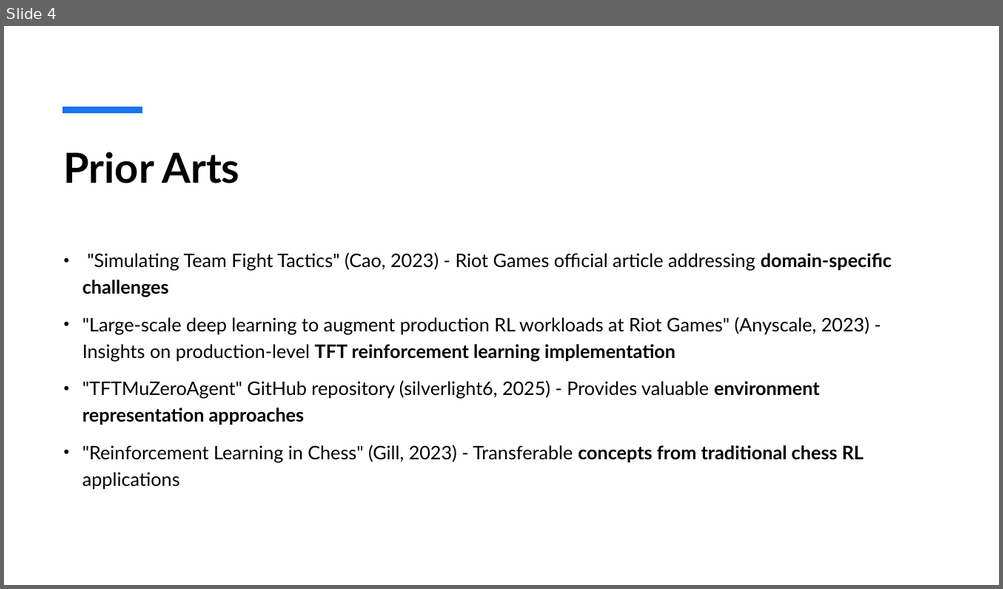
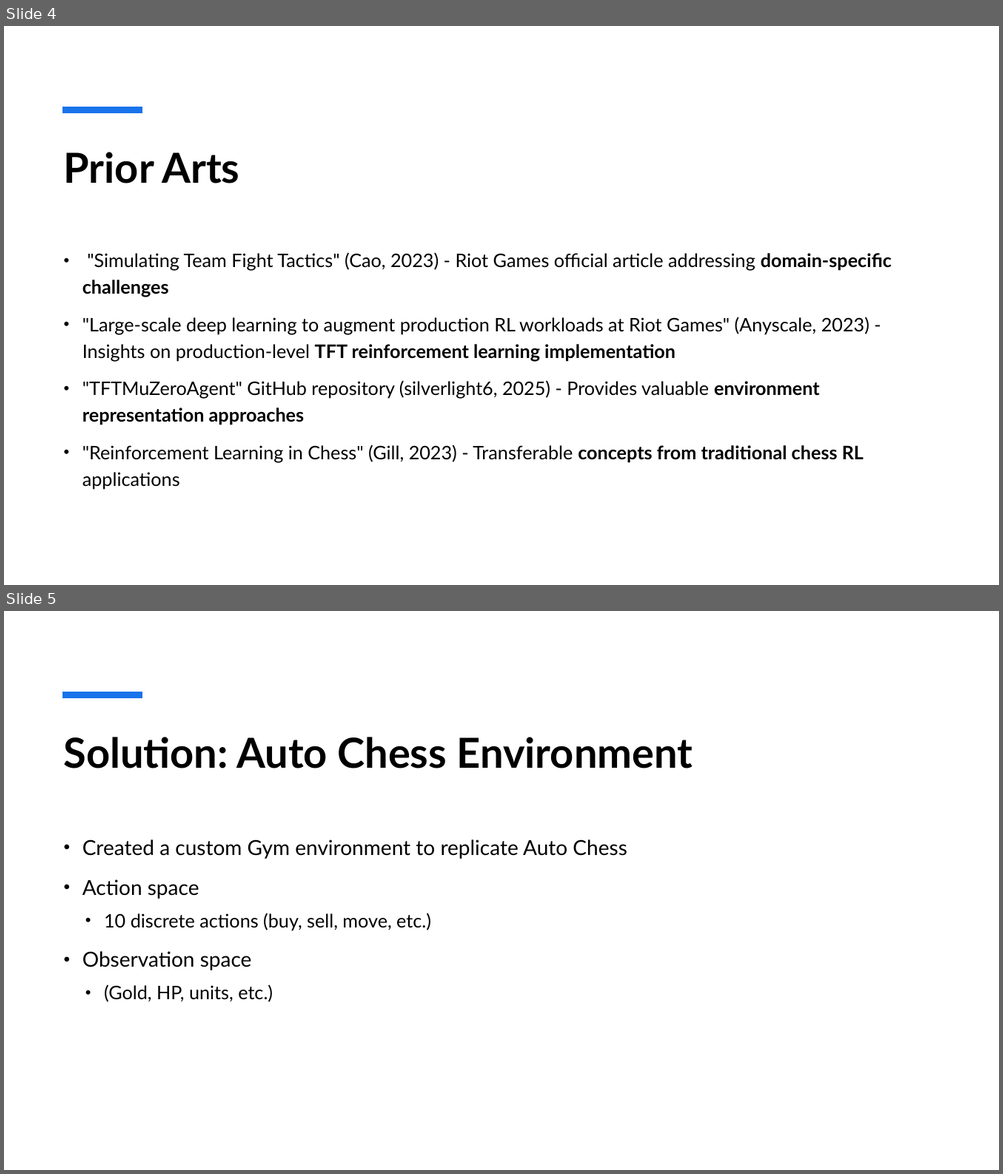
Before and after one commit to AGlebov-atbu/ds543-project, a slide deck: Documents/FinalPresentation.pptx. Shown one above the other, each under a label of ours: slide 4 before the commit, slides 4 and 5 after it. The pictures are 1003x589 and 1003x1174 pixels, drawn with LibreOffice and Linux fonts; fonts in the diff are those of the drawing. Boxes give left, top, right and bottom in pixels: in the first picture for what was removed or moved away, otherwise in the second. Text is boxed around its words. In the diff, an @@ line names an element or a change of style, - is before the commit and + after.

```diff
--- a/Documents/FinalPresentation.pptx
+++ b/Documents/FinalPresentation.pptx
@@ slide 5 added at <box>4,611,999,1170</box>, background #FFFFFF; not listed: 1 template element that a slide beside it also shows @@
@@ title added at <box>64,737,693,769</box>, 40 pt, text #000000, bold @@
+Solution: Auto Chess Environment
@@ text added at <box>82,840,626,1002</box>, 20 pt, text #000000 @@
+• Created a custom Gym environment to replicate Auto Chess
+• Action space
+  • 10 discrete actions (buy, sell, move, etc.)
+• Observation space
+  • (Gold, HP, units, etc.)
```
Also in this commit, not shown: 1 slide changed, 2 other slides added, 5 slides removed, 3 other files.
